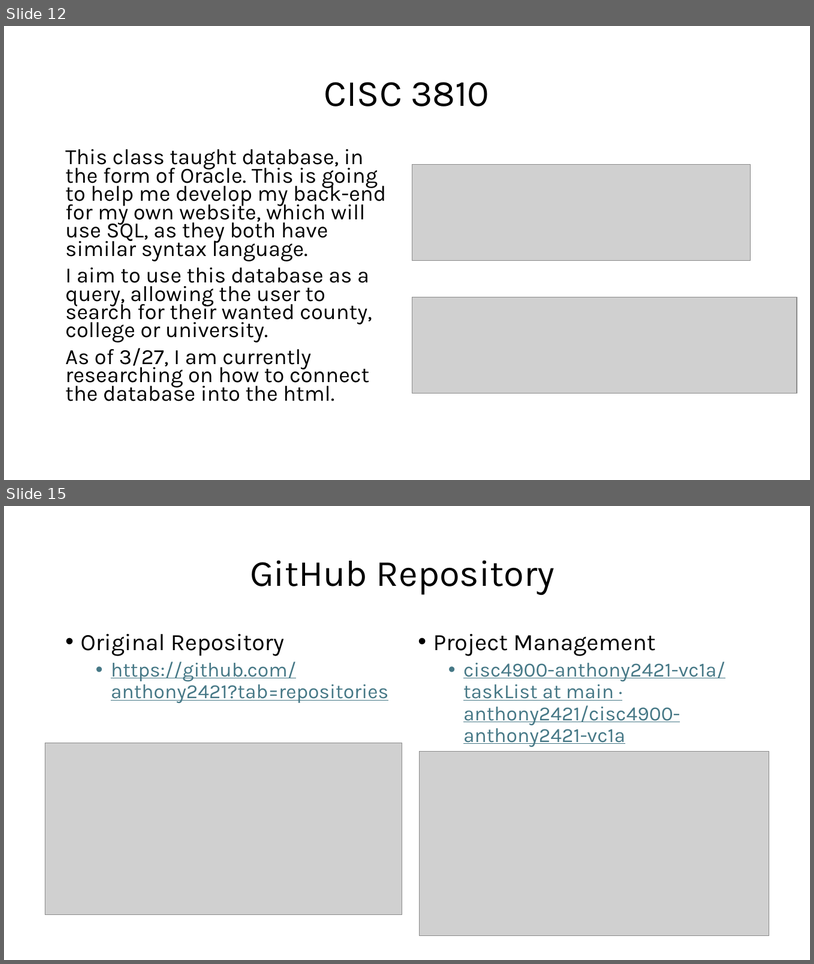
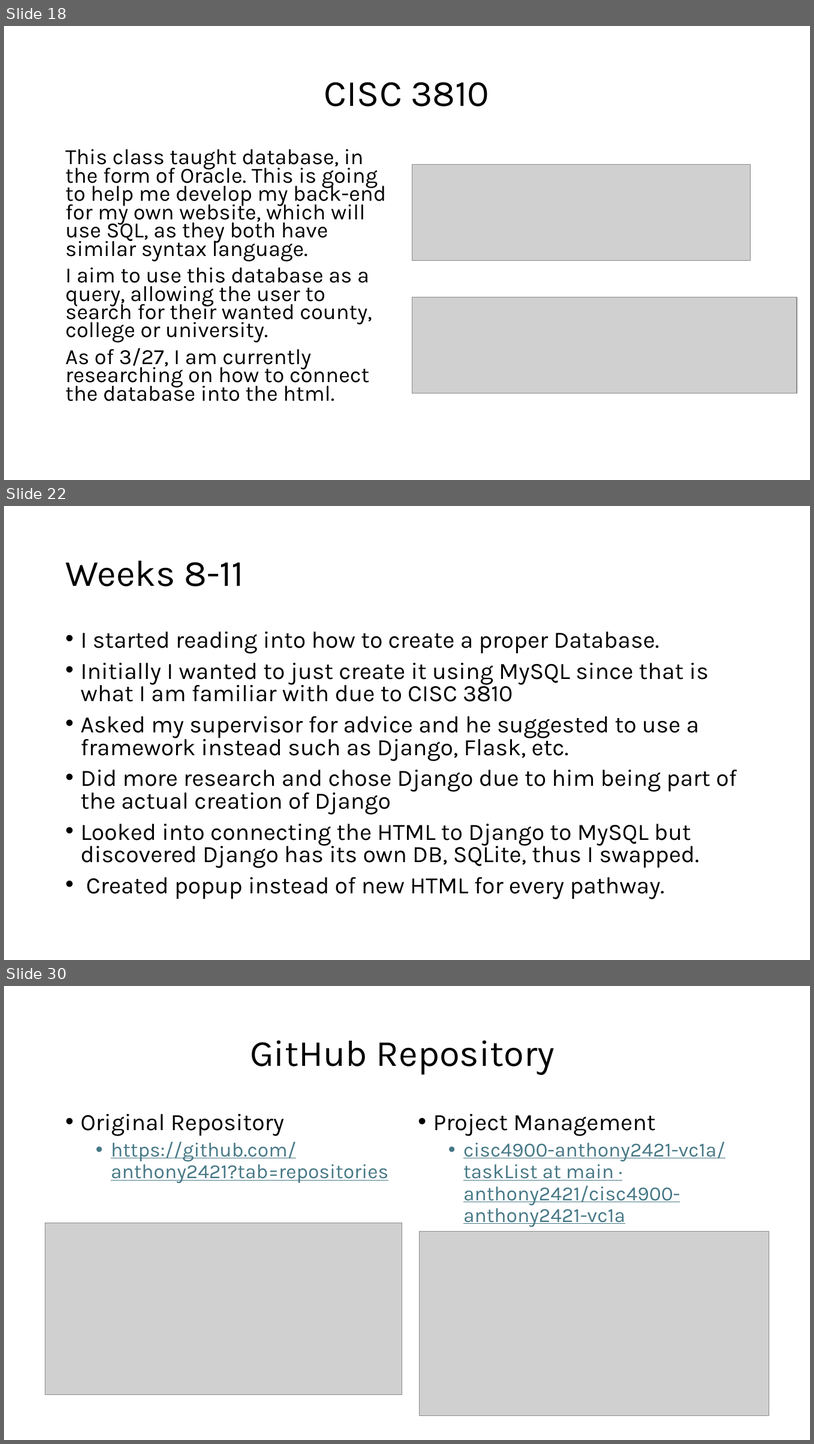
Before and after one commit to anthony2421/cisc4900-anthony2421-vc1a, a slide deck: Progress documentations/CISC 4900 - Diagram.pptx. Shown one above the other, each under a label of ours: slides 12 and 15 before the commit, slides 18, 22 and 30 after it; the slides between them are not shown. The pictures are 814x964 and 814x1444 pixels, drawn with LibreOffice and Linux fonts; fonts in the diff are those of the drawing; grey boxes stand for pictures. Boxes give left, top, right and bottom in pixels: in the first picture for what was removed or moved away, otherwise in the second. Text is boxed around its words. In the diff, an @@ line names an element or a change of style, - is before the commit and + after.

```diff
--- a/Progress documentations/CISC 4900 - Diagram.pptx
+++ b/Progress documentations/CISC 4900 - Diagram.pptx
@@ slide 22 added at <box>4,506,810,960</box>, background #FFFFFF @@
@@ title added at <box>65,561,244,586</box>, 44 pt, text #000000 @@
+Weeks 8-11
@@ text added at <box>81,631,737,899</box>, 28 pt, text #000000 @@
+• I started reading into how to create a proper Database.
+• Initially I wanted to just create it using MySQL since that is what I am familiar with due to CISC 3810
+• Asked my supervisor for advice and he suggested to use a framework instead such as Django, Flask, etc.
+• Did more research and chose Django due to him being part of the actual creation of Django
+• Looked into connecting the HTML to Django to MySQL but discovered Django has its own DB, SQLite, thus I swapped.
+• Created popup instead of new HTML for every pathway.
@@ what was slide 12 is now slide 18 @@
@@ what was slide 15 is now slide 30 @@
```
Also in this commit, not shown: 8 slides changed, 14 other slides added.
